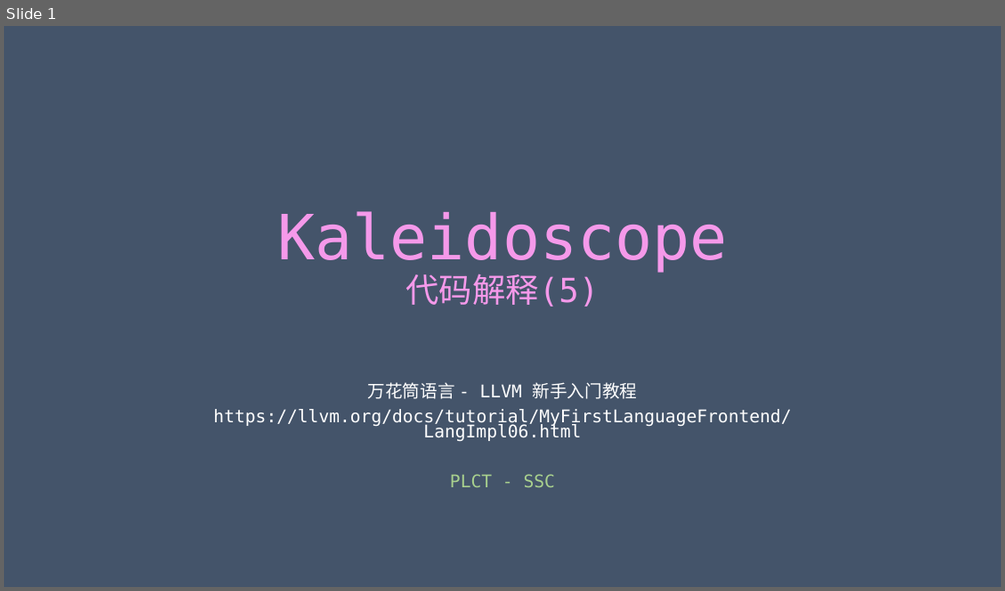
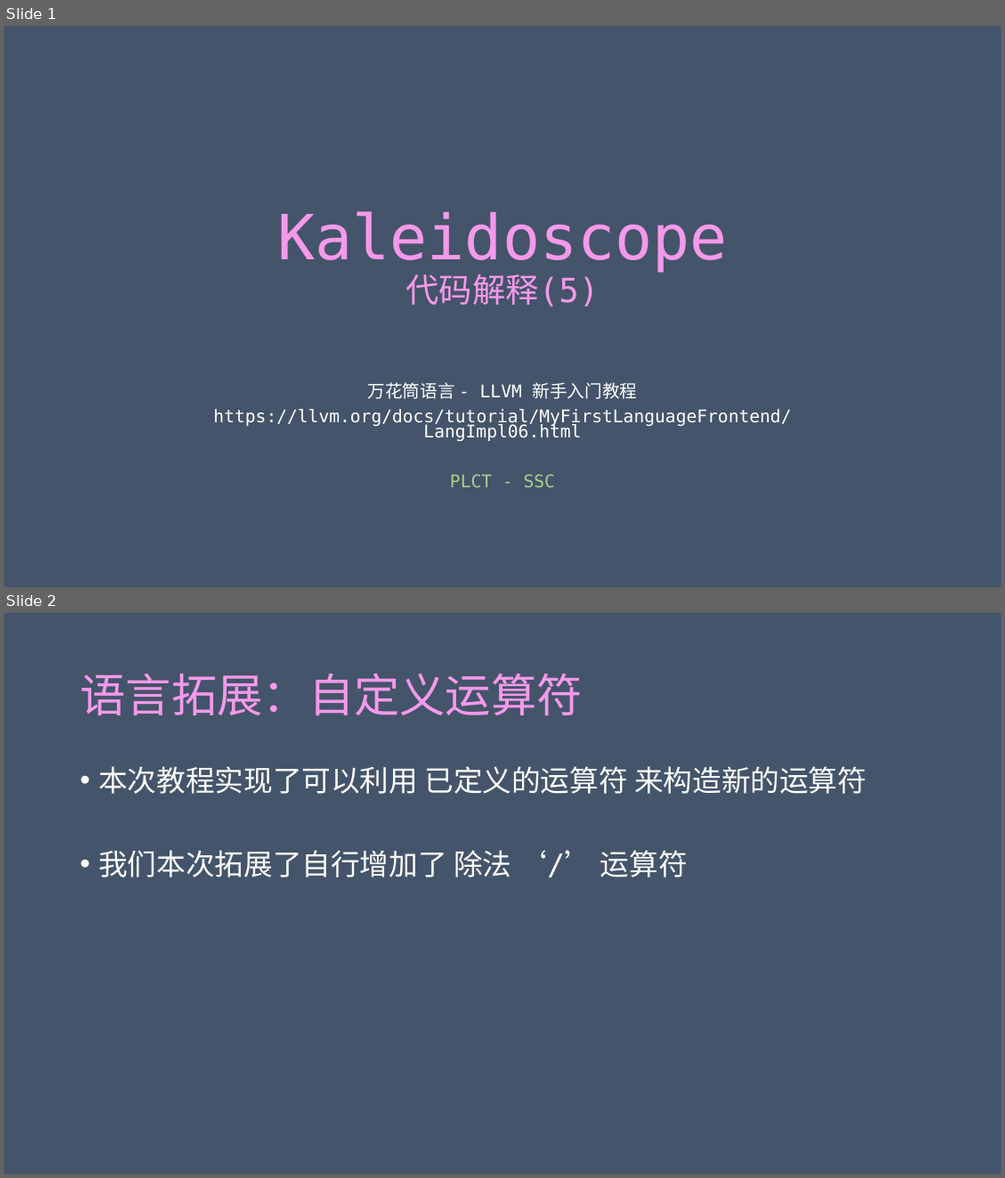
Before and after one commit to achieveartificialintelligence/download, a slide deck: Kaleidoscope/Ch6/Kaleidoscope.pptx. Shown one above the other, each under a label of ours: slide 1 before the commit, slides 1 and 2 after it. The pictures are 1005x591 and 1005x1178 pixels, drawn with LibreOffice and Linux fonts; fonts in the diff are those of the drawing. Boxes give left, top, right and bottom in pixels: in the first picture for what was removed or moved away, otherwise in the second. Text is boxed around its words. In the diff, an @@ line names an element or a change of style, - is before the commit and + after.

```diff
--- a/Kaleidoscope/Ch6/Kaleidoscope.pptx
+++ b/Kaleidoscope/Ch6/Kaleidoscope.pptx
@@ slide 2 added at box(4, 613, 1001, 1174), background #44546A @@
@@ title added at box(80, 673, 582, 715), 44 pt, text gradient #F599EA to #89D1EB @@
+语言拓展：自定义运算符
@@ text added at box(98, 766, 866, 877), 28 pt, text #FFFFFF @@
+• 本次教程实现了可以利用 已定义的运算符 来构造新的运算符
+• 我们本次拓展了自行增加了 除法 ‘/’ 运算符
```
Also in this commit, not shown: 7 other slides added, 1 other file.
